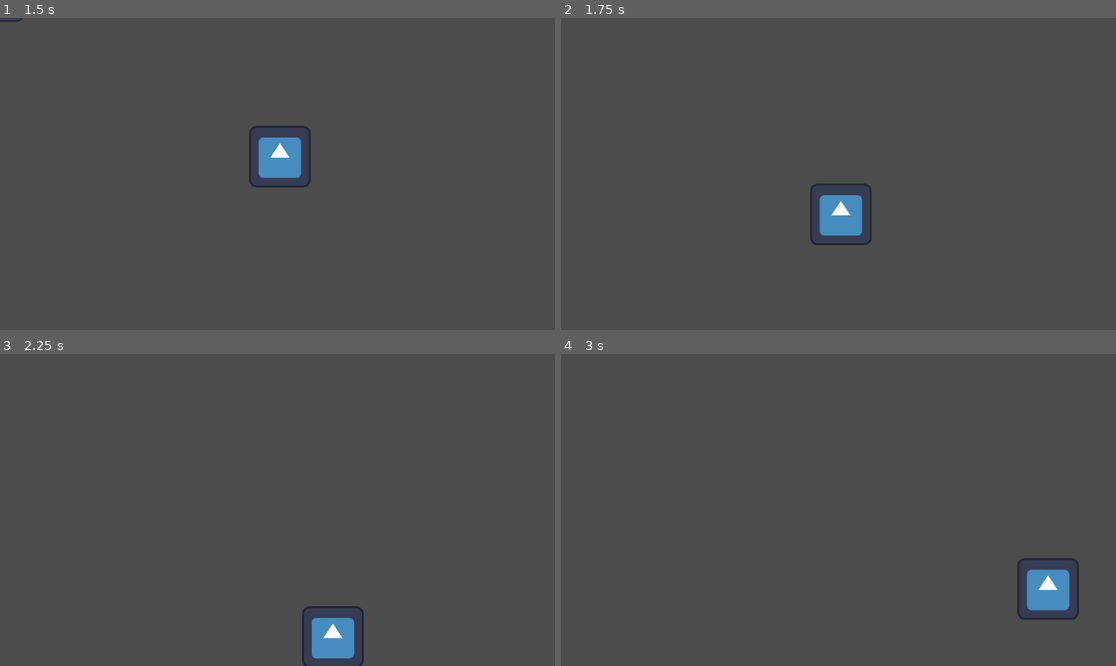
Above: before the commit, frames 1-4 (two rows, left to right).
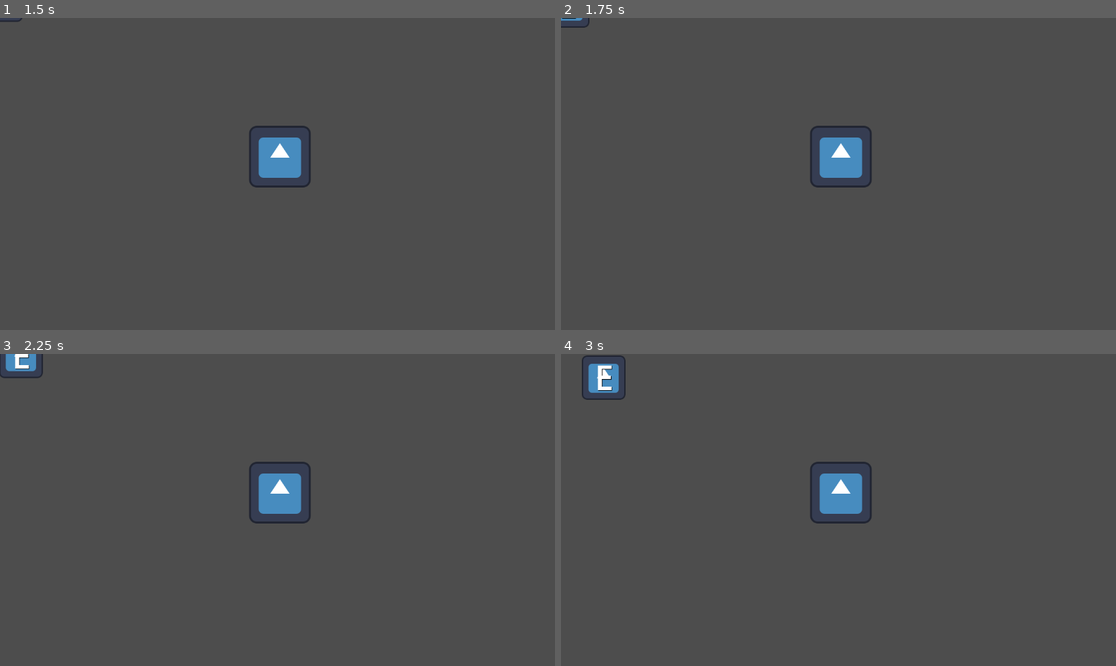
Above: after the commit, the same moments.

Repository: AndreBelo96/GiocoSergio
Game: Godot game, scene res://scenes/game.tscn
Two runs of this game, one before a commit and one after it. Both use one fixed random seed, a clock stepped at 60 frames per second and the inputs below. The engine's default icon, where the game draws it, is replaced by a stand-in: a white triangle on a blue panel in a dark square.
Inputs (mouse positions are in pixels of both pictures, inside the frame that each line leads up to):
- Up to frame 1 (1.5 s): tap Enter at 0.5 s; move the mouse to (399, 158) at 0.52 s; press the mouse at (399, 158) at 0.53 s; hold Right (ui_right) 0.53-1.28 s; tap Space at 1.25 s; move the mouse to (166, 189) at 1.27 s; release the mouse at (166, 189) at 1.28 s; hold Down (ui_down) from 1.28 s (still down); click (166, 189) at 1.35 s
- Up to frame 2 (1.75 s): keep holding Down (ui_down)
- Up to frame 3 (2.25 s): move the mouse to (333, 441) at 2.02 s; release Down (ui_down) at 2.03 s; press the mouse at (333, 441) at 2.03 s; hold Right (ui_right) from 2.03 s (still down)
- Up to frame 4 (3 s): move the mouse to (810, 572) at 2.77 s; release Right (ui_right) at 2.78 s; release the mouse at (810, 572) at 2.78 s; hold Up (ui_up) from 2.78 s (still down); click (810, 572) at 2.85 s

Frame 1 is identical in both runs. In frame 2, 2.6% of the frame differs, in the area x 0-56%, y 0-73%; in frame 3, 2.9%; in frame 4, 3.2%, in the area x 3-94%, y 0-86%.

Commit message:
2024-08 - Demo - Add some controls, and battle state

Diff:
--- a/scenes/game.tscn
+++ b/scenes/game.tscn
@@ -1,9 +1,11 @@
-[gd_scene load_steps=3 format=3 uid="uid://fc7vjxmdv38y"]
+[gd_scene load_steps=4 format=3 uid="uid://fc7vjxmdv38y"]
 
 [ext_resource type="PackedScene" uid="uid://bwn0ra2nfsk8t" path="res://scenes/player.tscn" id="1_4wfsm"]
+[ext_resource type="Script" path="res://scripts/game.gd" id="1_a6rgx"]
 [ext_resource type="PackedScene" uid="uid://cy7ht5ydom8be" path="res://scenes/enemy.tscn" id="2_tbvxp"]
 
 [node name="Game" type="Node"]
+script = ExtResource("1_a6rgx")
 
 [node name="Player" parent="." instance=ExtResource("1_4wfsm")]
 
--- a/scripts/Enemy.gd
+++ b/scripts/Enemy.gd
@@ -22,13 +22,16 @@
 # Called when the node enters the scene tree for the first time.
 func _ready():
 	current_state = State.IDLE;
+
+	position.x = 20;
+	position.y = -20;
+
+	number_of_steps = 0;
 	number_of_actions = 0;
-	position.x = 20
-	position.y = -20
-	number_of_steps = 0
+
 	life_points = MAX_HP;
 	movement = 500;
-	speed = 10;
+	speed = 6;
 	range_attack = 150;
 	range_battle = 500;
 
@@ -39,13 +42,14 @@
 	print("STATE: " + str(current_state))
 
 	if ((check_player_in_range(range_battle) || life_points < MAX_HP) && current_state != State.DEAD):
+		print("Enemy: Battle")
 		current_state = State.BATTLE
+		$"../Player".current_state = $"../Player".State.BATTLE #TODO
 	else:
 		current_state = State.IDLE
+		print("Enemy: Idle")
 
 	if (current_state == State.BATTLE && number_of_actions <= (MAX_ACTION - 1)):
-		print("IF in BATTLE")
-		print("Number of action: " + str(number_of_actions))
 		if (check_player_in_range(range_attack)):
 			print("ATTACK")
 			$"../Player".lifePoints -= 1;
@@ -67,7 +71,7 @@
 
 	if (current_state == State.DEAD):
 		visible = false;
-		# delete object
+		# TODO delete object
 
 ## controlla se il player è in un determinato range passato  in input
 func check_player_in_range(range) -> bool:
--- a/scripts/Player.gd
+++ b/scripts/Player.gd
@@ -8,11 +8,16 @@
 	BATTLE
 }
 
+const MAX_HP = 10
+const MAX_ACTION = 3
+
 var lifePoints
 var speed
 var movement
 var current_state
 var previous_state
+var number_of_steps
+var number_of_actions
 
 func _init():
 	current_state = State.IDLE;
@@ -20,30 +25,29 @@
 	lifePoints = 20;
 	speed = 15;
 	movement = 1000;
+	number_of_steps = 0;
+	number_of_actions = 0;
 
 func _process(delta):
 
-	if velocity.length() > 0.0:
-		current_state = State.MOVE
-	else:
-		if (current_state == State.ATTACK):
-			current_state = State.ATTACK
-		else:
-			current_state = State.IDLE
+	if velocity.length() == 0.0 && current_state != State.ATTACK && current_state != State.BATTLE:
+		current_state = State.IDLE
 
-	#print(current_state)
+	print(current_state)
 
 func _physics_process(delta):
 	var direction = Input.get_vector("ui_left", "ui_right", "ui_up", "ui_down")
-	if (current_state == State.IDLE || current_state == State.MOVE):
+	if (current_state == State.IDLE || current_state == State.MOVE) && number_of_actions <= (MAX_ACTION):
 		velocity = direction * 600 #600 pixel al secondo
+		current_state = State.MOVE
 		move_and_slide()
 
 
 
 func _input(event):
-	if Input.is_action_pressed("shoot"):
+	if Input.is_action_pressed("shoot") && number_of_actions <= (MAX_ACTION):
 		current_state = State.ATTACK
+		number_of_actions += 1;
 		await get_tree().create_timer(1).timeout
-		$"../Enemy".life_points -= 5
+		$"../Enemy".life_points -= 1
 		current_state = State.IDLE
--- /dev/null
+++ b/scripts/game.gd
@@ -0,0 +1,17 @@
+extends Node
+
+
+# Called when the node enters the scene tree for the first time.
+func _ready():
+	pass # Replace with function body.
+
+
+# Called every frame. 'delta' is the elapsed time since the previous frame.
+func _process(delta):
+
+	# Se il player va in battaglia, prendere tutto ciò che è in stato battaglia ordinarlo per velocità e farli agire uno per volta
+
+	if ($Player.current_state == $Player.State.BATTLE):
+		print("COMBATTIMENTO")
+
+	pass
